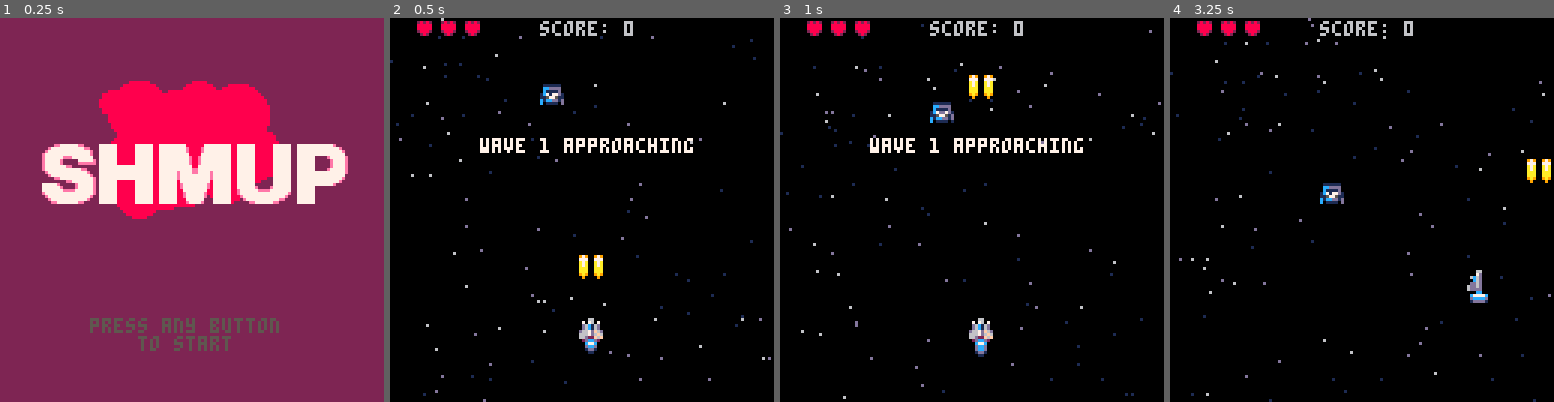
Above: before the commit, frames 1-4 (left to right).
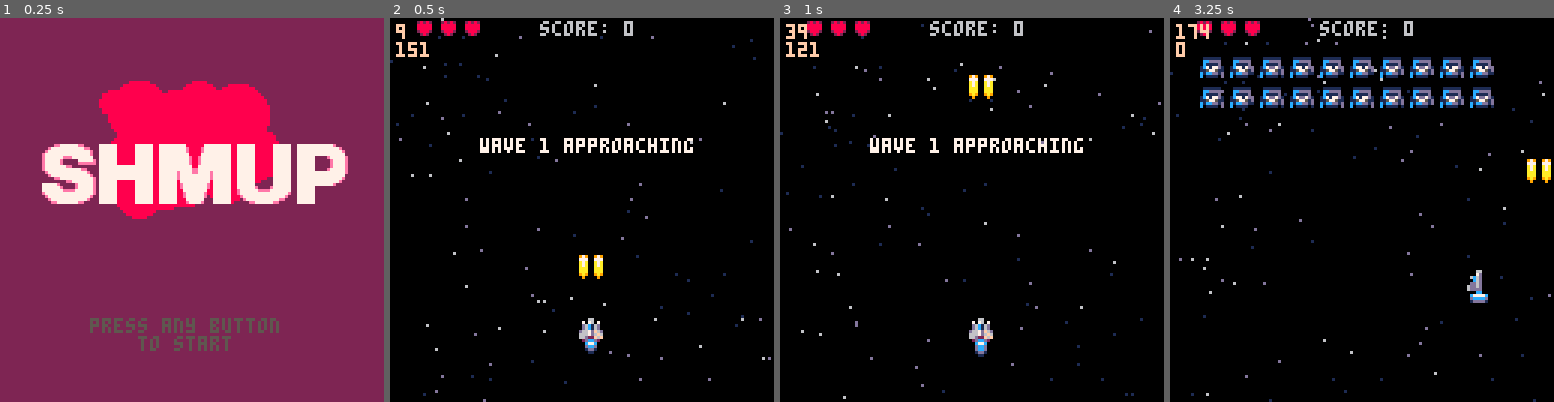
Above: after the commit, the same moments.

Repository: jimmac/pico-shed
Game: PICO-8 cartridge shmup.p8
The game is run twice, just before and just after one commit, with the same random seed, the same clock (stepped at 60 frames per second) and the same inputs.
Inputs:
- Up to frame 1 (0.25 s): no input
- Up to frame 2 (0.5 s): tap X (X key) at 0.33 s
- Up to frame 3 (1 s): tap O (Z key) at 0.7 s
- Up to frame 4 (3.25 s): tap X (X key) at 1.07, 1.85, 2.97 s; hold Right 1.6-2.1 s; tap O (Z key) every 0.4 s from 1.7 to 2.9 s; hold Up 2.15-2.42 s; hold Right 2.47-3.03 s; hold Left from 3.08 s (still down)

Frame 1 is identical in both runs. In frame 2, 0.5% of the frame differs, in the area x 1-46%, y 1-23%; in frame 3, 0.6%; in frame 4, 6.3%, in the area x 1-85%, y 1-49%.

Commit message:
wave logic
- only spawn the next wave at the end of the wavetext mode

Diff:
--- a/shmup.p8
+++ b/shmup.p8
@@ -13,6 +13,8 @@
  btnrelease=true
 	mode="start"
 	music(0)
+	lockout=0
+	t=0
 end
 
 function _update60 ()
@@ -51,8 +53,8 @@
 	mode="wavetext"
 	flash=0
 	firet=0
-	fr=0 --framecounter
 	wave=0
+	nextwave()
 	wavet=160
 	--player
 	pl=makespr()
@@ -83,9 +85,6 @@
 		newstar.s=rnd(1.5)+0.5
 		add(stars,newstar)
 	end
-
-	--enemy waves
-	wave=0
 end
 -->8
 --tools
@@ -294,9 +293,13 @@
 
 	return myspr
 end
+
+
 -->8
 --update
 function update_game()
+	t+=1
+
  --starfield
  update_stars()
 
@@ -348,8 +351,8 @@
 		end
 	end
 	-- spawn enemies
-	if #en==0 then
-		spawnwave()
+ if mode=="game" and #en==0 then
+		nextwave()
 	end
 
 	--collision pl x en
@@ -431,8 +434,10 @@
 function update_wavetext()
 	update_game()
 	wavet-=1
+
 	if wavet<=0 then
 		mode="game"
+		spawnwave()
 	end
 end
 
@@ -493,7 +498,6 @@
 
 function draw_game()
 	cls(0)
-	fr+=1
 	--starfield
 	draw_stars()
 
@@ -506,7 +510,7 @@
 	 	spr(flame,pl.x,pl.y+5)
 	 else
 	  --invulnerable state
-	  if sin(fr/10)<0.1 then
+	  if sin(t/10)<0.1 then
 		  drwspr(pl)
 		  spr(flame,pl.x,pl.y+5)
 		 end
@@ -573,6 +577,10 @@
 
  --top menu
  draw_menu()
+
+ --debug
+ print(t,2,2,15)
+ print(wavet)
 end
 
 function draw_wavetext()
@@ -623,18 +631,54 @@
   end
 end
 -->8
+function nextwave()
+ wave+=1
+
+ if wave>5 then
+	 mode="youwin"
+	 lockout=t+30
+	 music(24)
+ else --waves
+ 	mode="wavetext"
+ 	wavet=160
+ end
+end
+
 function spawnwave()
-
- if wave<=5 then
- 	--normal waves
-		wave+=1 wavet=160
-		mode="wavetext"
-		music(24)
-		--fixme
-		spawnen(50,20,wave)
-	else --win
-		mode="youwin"
-		music(32)
+	--wave editor
+	if wave==1 then
+		placen({
+			{1,1,1,1,1,1,1,1,1,1},
+			{1,1,1,1,1,1,1,1,1,1}
+		})
+	elseif wave==2 then
+		placen({
+			{3,3,3,3,3,3,3,3,3,3},
+			{2,2,2,2,2,2,2,2,2,2},
+			{1,1,1,1,1,1,1,1,1,1}
+		})
+	elseif wave==3 then
+		placen({
+			{4,4,4,4,4,4,4,4,4,4},
+			{5,5,5,5,5,5,5,5,5,5},
+			{5,5,5,5,5,5,5,5,5,5},
+			{4,4,4,4,4,4,4,4,4,4}
+		})
+	elseif wave==4 then --boss
+		placen({
+			{0,0,0,0,6,0,0,0,0,0}
+		})
+	end
+end
+
+function placen(mywave)
+
+	for i=1,#mywave do --rows
+		for j=1,#mywave[i] do --columns
+			if mywave[i][j]>0 then
+				spawnen(j*10,i*10,mywave[i][j])
+			end
+		end
 	end
 end
 
@@ -664,22 +708,22 @@
 	elseif entype==4 then
 		myen.hp=3
 		myen.spy=.5
-		myen.spx=.15
+		myen.spx=0
 		myen.ani={36,37,38,39}
 	elseif entype==3 then
 		myen.hp=3
 		myen.spy=.2
-		myen.spx=.1
+		myen.spx=0
 		myen.ani={32,33,34,35}
 	elseif entype==2 then
 		myen.hp=2
-		myen.spy=.25
+		myen.spy=.2
 		myen.spx=0
 		myen.ani={20,21,22,23}
 	else
 		--default 1
 		myen.hp=1
-		myen.spy=.2
+		myen.spy=.21
 		myen.spx=0
 		myen.ani={16,17,18,19}
 	end
Not shown, changed: the music (__music__) section of shmup.p8
Not shown, changed: the sound effects (__sfx__) section of shmup.p8
